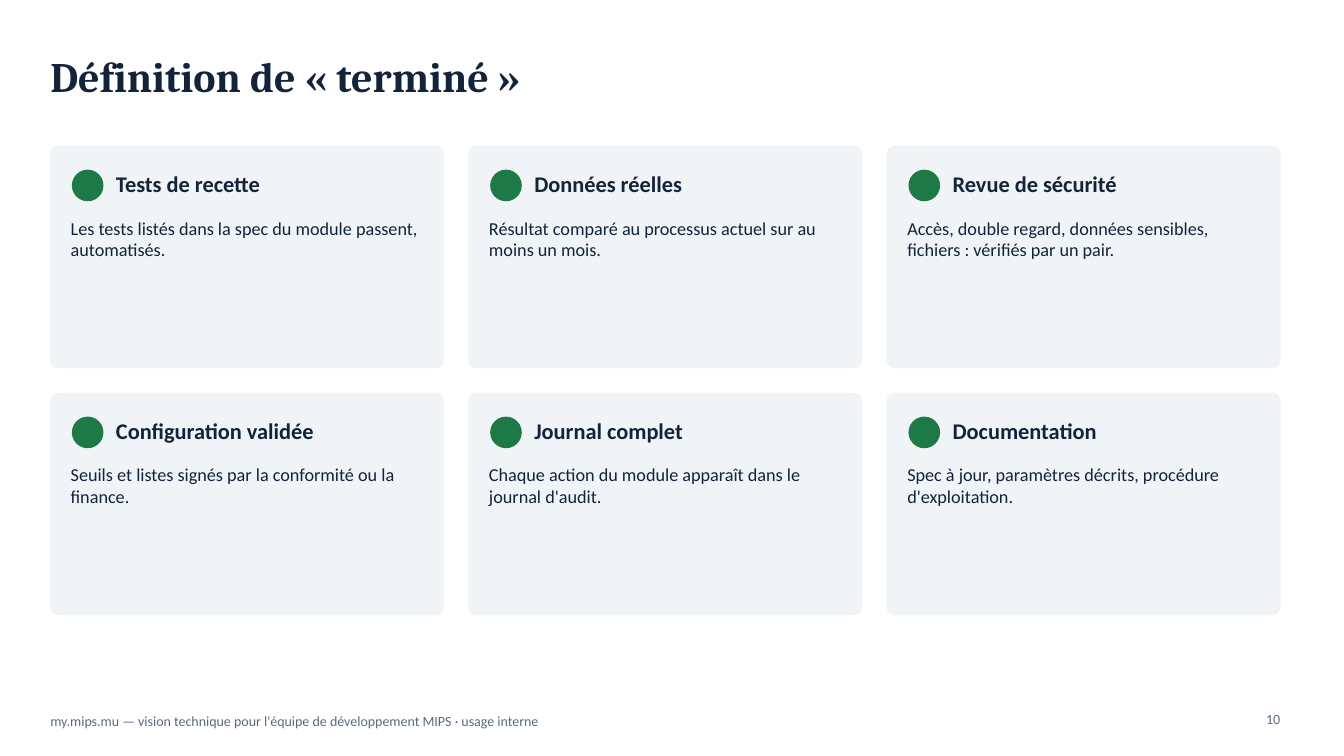
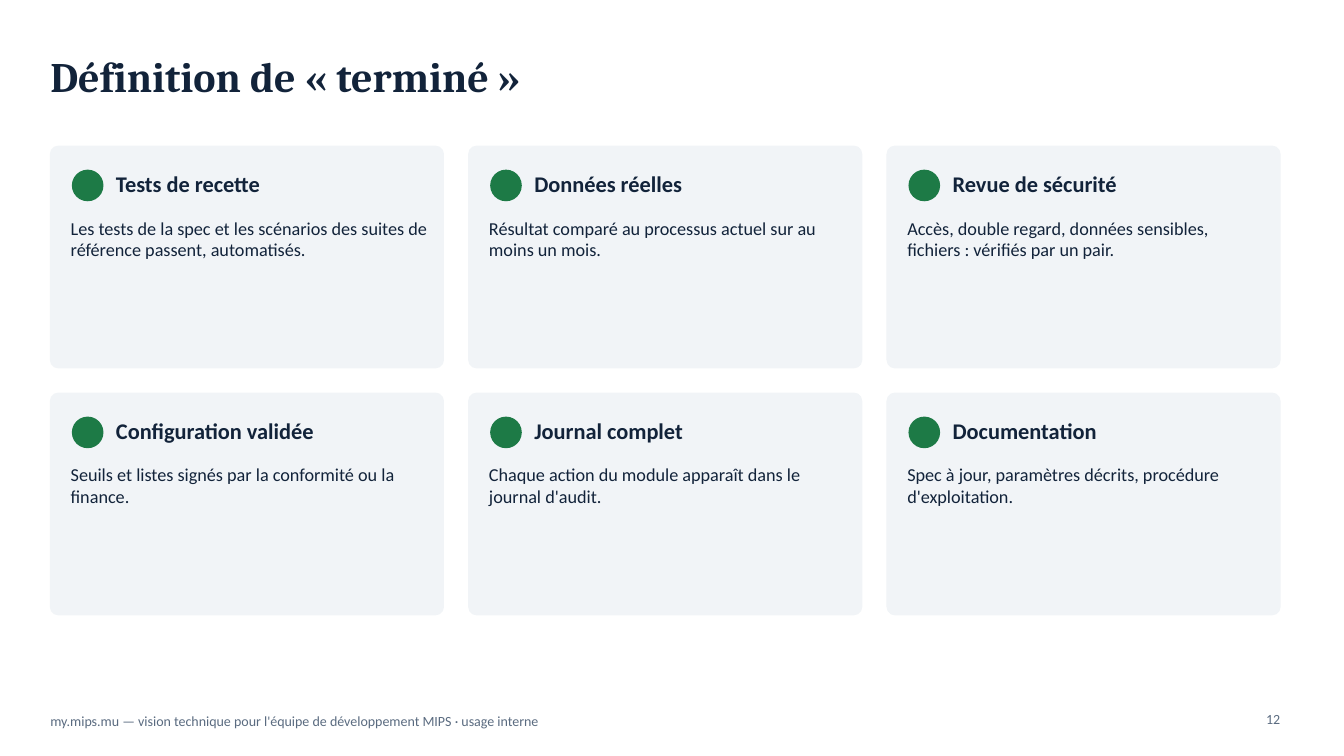
Before and after one commit to fmassonmips/mips-platform, a slide deck: slide 12 of outputs/recap/MIPS-vision-developpeurs.pptx (slide 10 before the commit). Drawn at 1344x756 pixels with LibreOffice and Linux fonts; fonts in the diff are those of the drawing. Boxes give left, top, right and bottom in pixels: in the first picture for what was removed or moved away, otherwise in the second. Text is boxed around its words. In the diff, an @@ line names an element or a change of style, - is before the commit and + after.

```diff
--- a/outputs/recap/MIPS-vision-developpeurs.pptx
+++ b/outputs/recap/MIPS-vision-developpeurs.pptx
@@ text at <box>71,222,427,259</box>: text changed @@
-Les tests listés dans la spec du module passent, automatisés.
+Les tests de la spec et les scénarios des suites de référence passent, automatisés.
@@ page number at <box>1266,715,1280,724</box>: text changed @@
-10
+12
```
Also in this commit, not shown: 1 other slide changed, 2 slides added.
